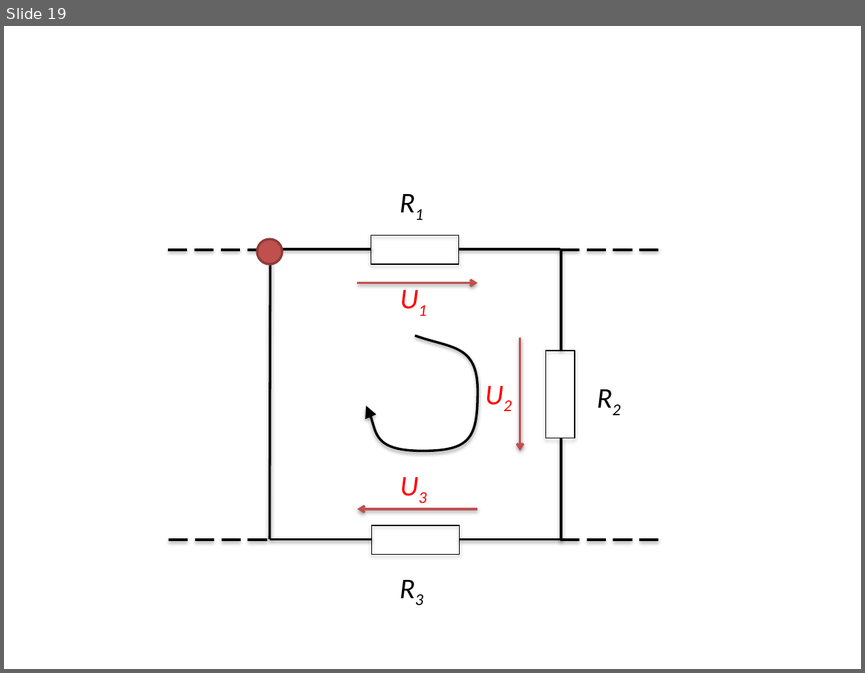
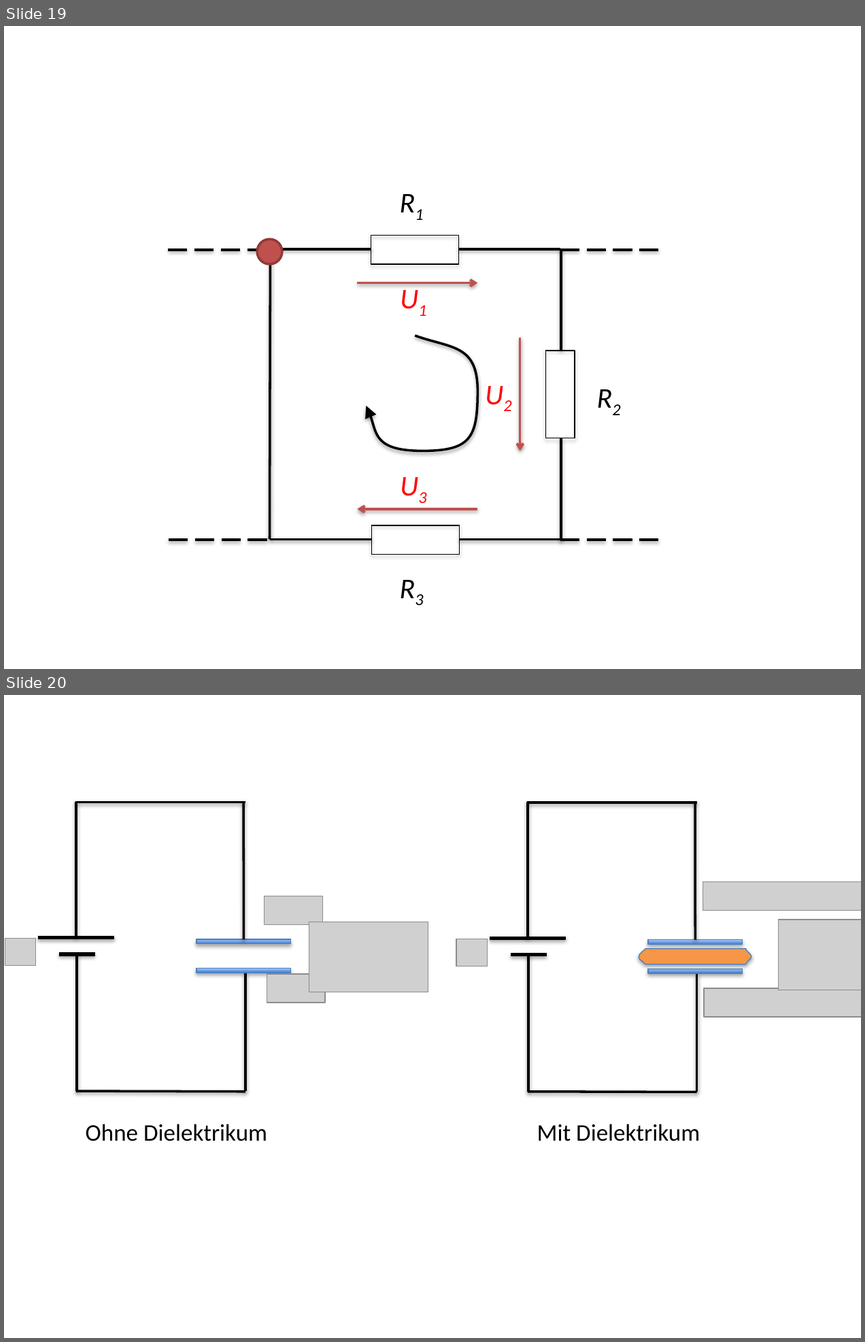
Before and after one commit to cdohl/physik2, a slide deck: figures/Presentation1.pptx. Shown one above the other, each under a label of ours: slide 19 before the commit, slides 19 and 20 after it. The pictures are 865x673 and 865x1342 pixels, drawn with LibreOffice and Linux fonts; fonts in the diff are those of the drawing; grey boxes stand for pictures. Boxes give left, top, right and bottom in pixels: in the first picture for what was removed or moved away, otherwise in the second. Text is boxed around its words. In the diff, an @@ line names an element or a change of style, - is before the commit and + after.

```diff
--- a/figures/Presentation1.pptx
+++ b/figures/Presentation1.pptx
@@ slide 20 added at (4,695,861,1338), background #FFFFFF @@
@@ line added from (245, 802) to (75, 802), #000000 2 pt @@
@@ line added from (76, 801) to (76, 938), #000000 2 pt @@
@@ line added from (243, 801) to (244, 939), #000000 2 pt @@
@@ line added from (697, 802) to (527, 802), #000000 2 pt @@
@@ line added from (528, 802) to (528, 938), #000000 2 pt @@
@@ line added from (695, 802) to (696, 940), #000000 2 pt @@
@@ picture added at (264,896,323,925) @@
@@ picture added at (702,882,861,910) @@
@@ picture added at (5,938,36,966) @@
@@ line added from (37, 938) to (115, 938), #000000 3 pt @@
@@ rectangle added at (197,939,291,943), fill gradient #3F80CE to #A4C4FF, outline #4B7EBC 0.75 pt @@
@@ picture added at (309,922,428,992) @@
@@ picture added at (456,938,487,966) @@
@@ line added from (489, 938) to (566, 938), #000000 3 pt @@
@@ picture added at (778,919,861,989) @@
@@ line added from (59, 954) to (95, 954), #000000 3 pt @@
@@ line added from (77, 1091) to (77, 954), #000000 2 pt @@
@@ line added from (511, 955) to (547, 955), #000000 3 pt @@
@@ line added from (528, 1091) to (528, 955), #000000 2 pt @@
@@ freeform shape added at (639,949,752,964), fill #F79646, outline #4B7EBC 0.75 pt @@
@@ rectangle added at (649,940,742,945), fill gradient #3F80CE to #A4C4FF, outline #4B7EBC 0.75 pt @@
@@ rectangle added at (197,968,291,972), fill gradient #3F80CE to #A4C4FF, outline #4B7EBC 0.75 pt @@
@@ line added from (245, 1091) to (245, 974), #000000 2 pt @@
@@ picture added at (267,974,325,1002) @@
@@ rectangle added at (649,968,742,972), fill gradient #3F80CE to #A4C4FF, outline #4B7EBC 0.75 pt @@
@@ line added from (697, 1091) to (697, 974), #000000 2 pt @@
@@ picture added at (704,988,861,1016) @@
@@ line added from (245, 1091) to (76, 1091), #000000 2 pt @@
@@ line added from (697, 1091) to (528, 1091), #000000 2 pt @@
@@ text added at (86,1123,267,1141), 20 pt, text #000000 @@
+Ohne Dielektrikum
@@ text added at (537,1123,700,1141), 20 pt, text #000000 @@
+Mit Dielektrikum
```
Also in this commit, not shown: 3 other slides added, 7 other files.
